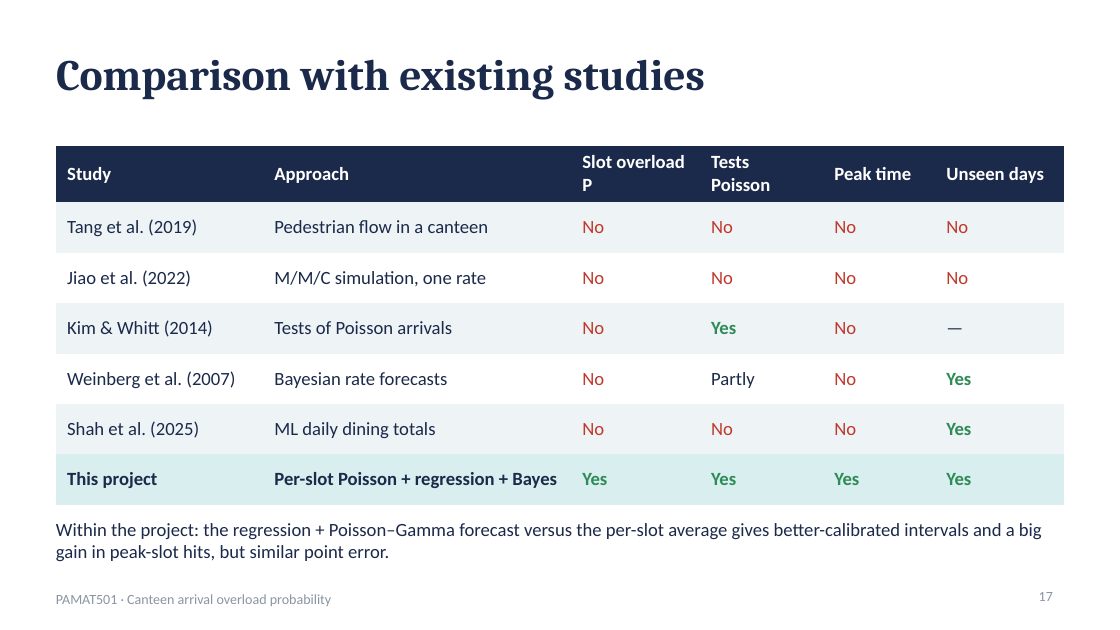
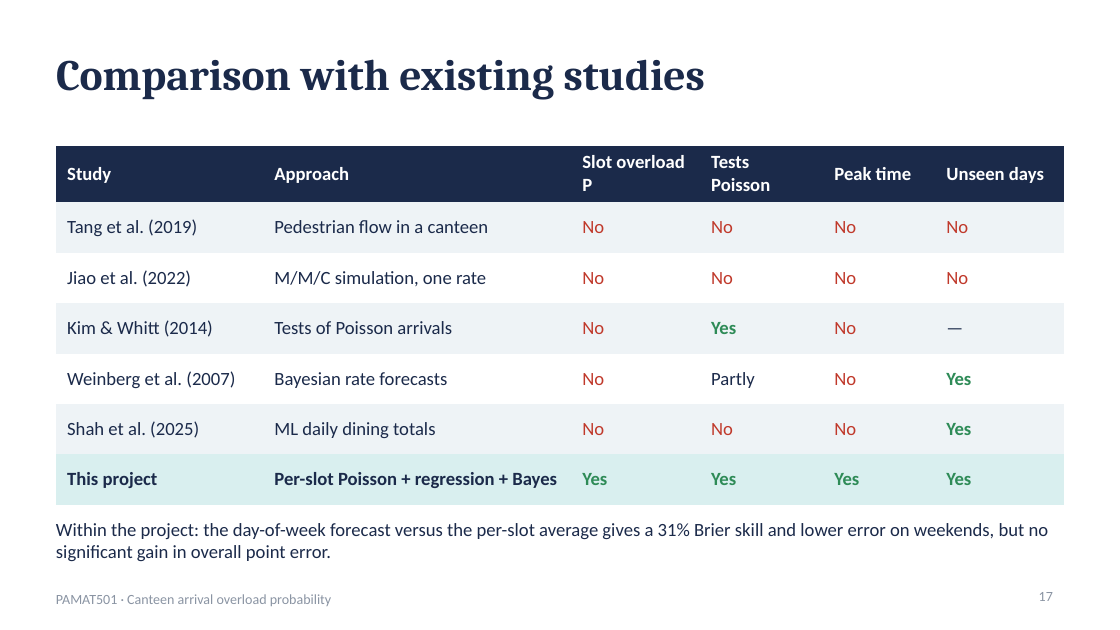
Before and after one commit to FarazAkhtarKhan/CanteenFlow, a slide deck: slide 17 of presentation/canteenflow_presentation.pptx. Drawn at 1120x630 pixels with LibreOffice and Linux fonts; fonts in the diff are those of the drawing. Boxes give left, top, right and bottom in pixels: in the first picture for what was removed or moved away, otherwise in the second. Text is boxed around its words. In the diff, an @@ line names an element or a change of style, - is before the commit and + after.

```diff
--- a/presentation/canteenflow_presentation.pptx
+++ b/presentation/canteenflow_presentation.pptx
@@ text at [56,523,1049,561]: text changed @@
-Within the project: the regression + Poisson–Gamma forecast versus the per-slot average gives better-calibrated intervals and a big gain in peak-slot hits, but similar point error.
+Within the project: the day-of-week forecast versus the per-slot average gives a 31% Brier skill and lower error on weekends, but no significant gain in overall point error.
```
Also in this commit, not shown: 14 other slides changed, 28 other files.
